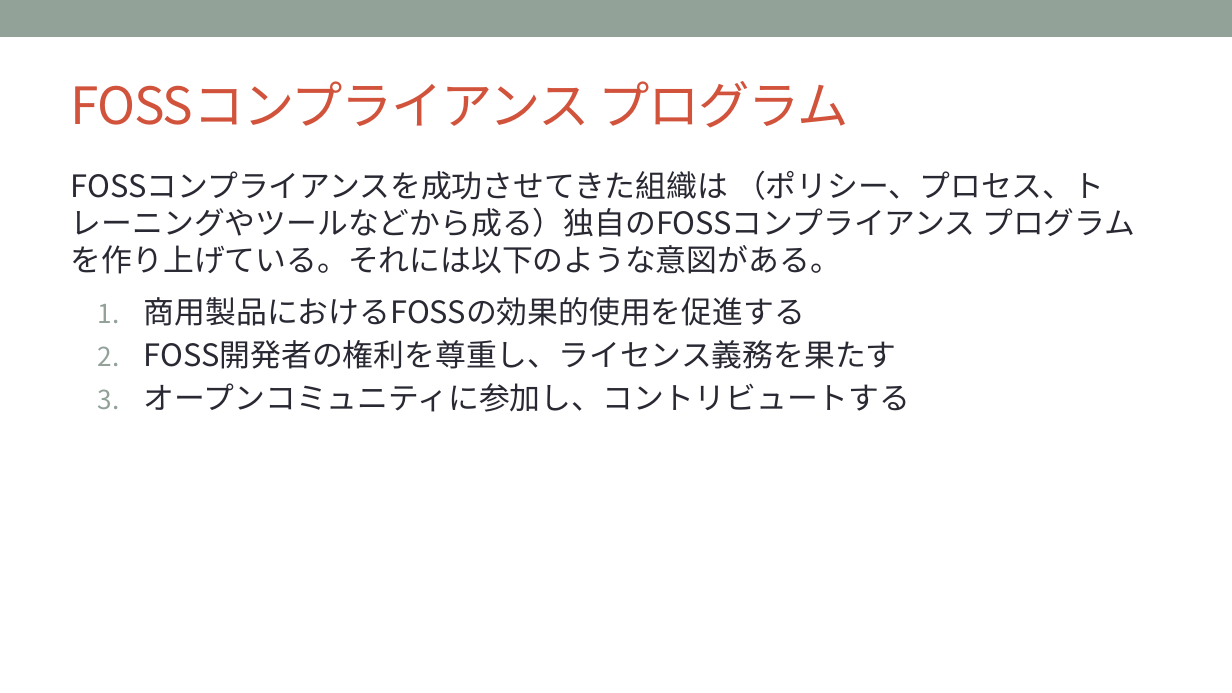
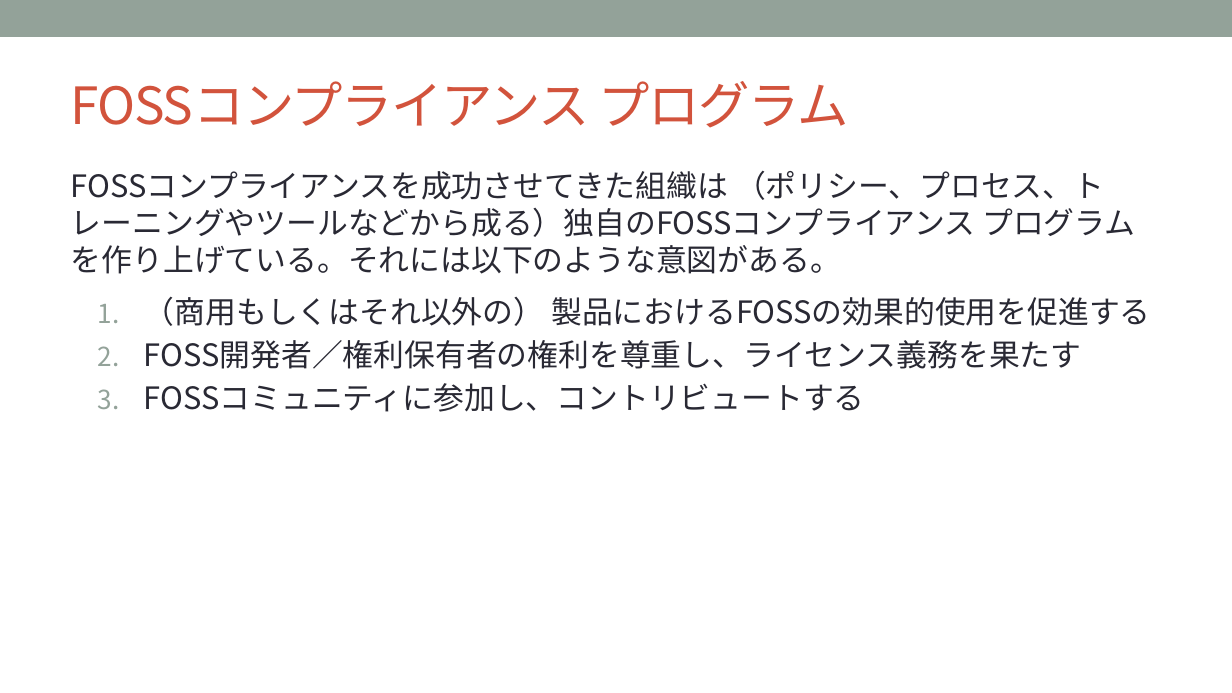
Before and after one commit to OpenChain-Project/Curriculum-Translation-JP, a slide deck: slide 31 of REVIEW/Version_for_v1.1/openchain-curriculum-for-1-1_JP_review_tani.pptx (slide 32 before the commit). Drawn at 1232x693 pixels with LibreOffice and Linux fonts; fonts in the diff are those of the drawing; background and template pictures are left out. Boxes give left, top, right and bottom in pixels: in the first picture for what was removed or moved away, otherwise in the second. Text is boxed around its words. In the diff, an @@ line names an element or a change of style, - is before the commit and + after.

```diff
--- a/REVIEW/Version_for_v1.1/openchain-curriculum-for-1-1_JP_review_tani.pptx
+++ b/REVIEW/Version_for_v1.1/openchain-curriculum-for-1-1_JP_review_tani.pptx
@@ text at bbox=[144, 297, 1150, 412]: text changed @@
-1. 商用製品におけるFOSSの効果的使用を促進する
-2. FOSS開発者の権利を尊重し、ライセンス義務を果たす
-3. オープンコミュニティに参加し、コントリビュートする
+1. （商用もしくはそれ以外の） 製品におけるFOSSの効果的使用を促進する
+2. FOSS開発者／権利保有者の権利を尊重し、ライセンス義務を果たす
+3. FOSSコミュニティに参加し、コントリビュートする
```
Also in this commit, not shown: 12 other slides changed, 2 slides added, 2 slides removed.
